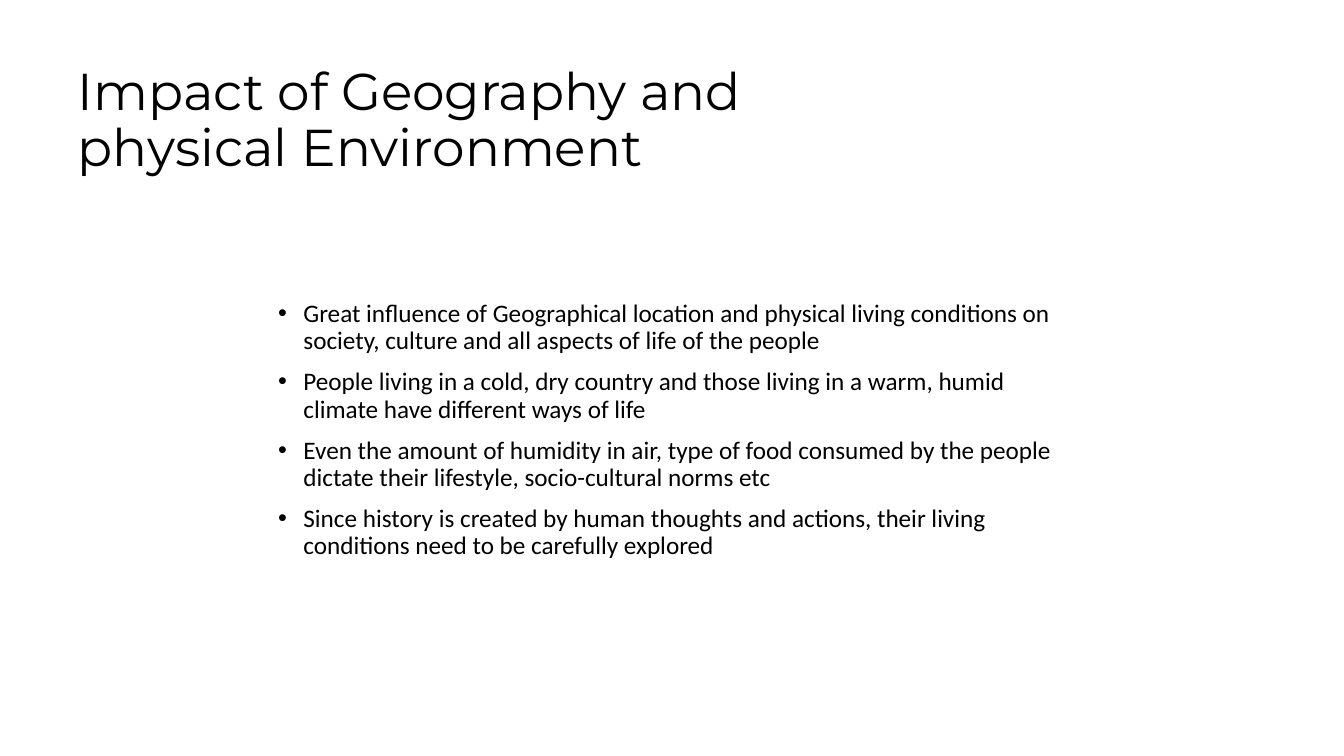
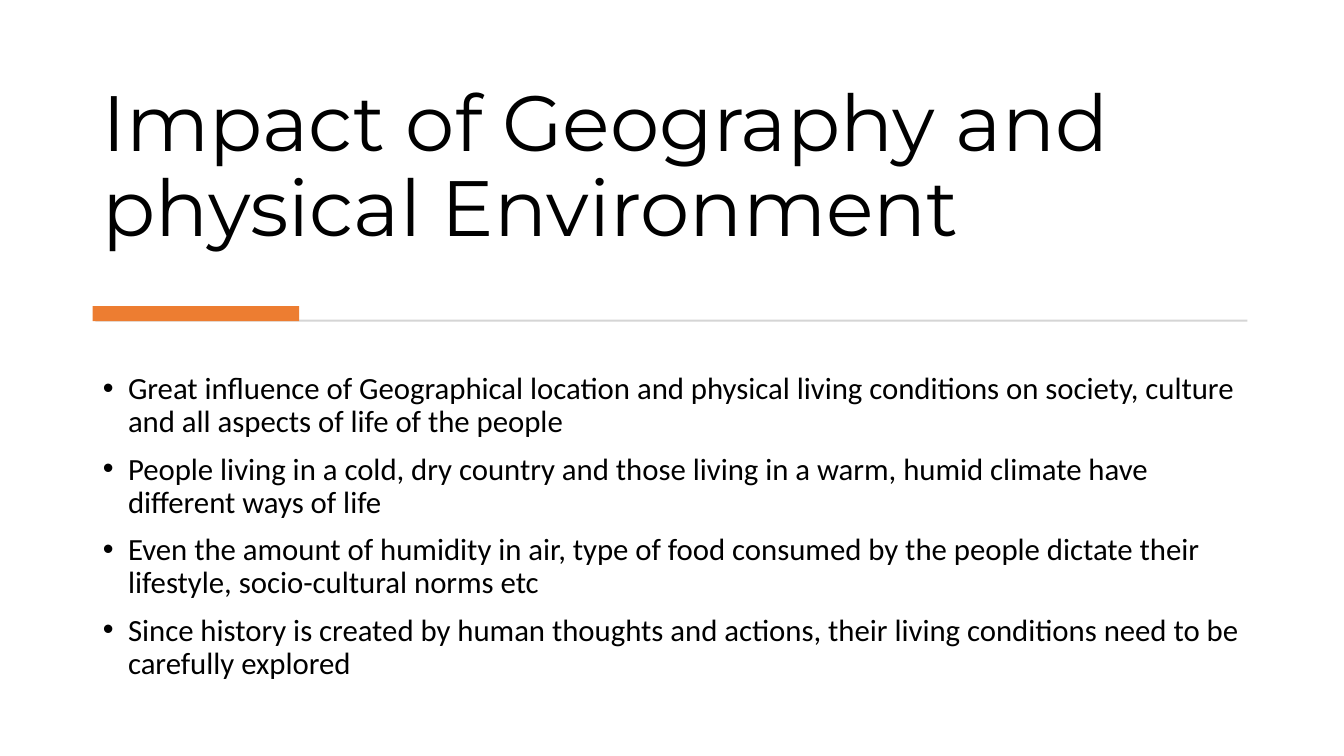
Before and after one commit to MOO-ORG/CSE220, a slide deck: slide 5 of Notes/HST 103_T2.pptx. Drawn at 1344x756 pixels with LibreOffice and Linux fonts; fonts in the diff are those of the drawing. Boxes give left, top, right and bottom in pixels: in the first picture for what was removed or moved away, otherwise in the second. Text is boxed around its words. In the diff, an @@ line names an element or a change of style, - is before the commit and + after.

```diff
--- a/Notes/HST 103_T2.pptx
+++ b/Notes/HST 103_T2.pptx
@@ rectangle removed at bbox=[0, 0, 1344, 756] @@
@@ title "Impact of Geography and physical ...": place and size @@
-title "Impact of Geography and physical ..." at bbox=[78, 71, 741, 177]
+title "Impact of Geography and physical ..." at bbox=[103, 92, 1109, 252]
@@ title "Impact of Geography and physical ..." at bbox=[103, 92, 1109, 252]: size 37 to 56 pt; vertical alignment top to bottom @@
@@ rectangle added at bbox=[93, 307, 299, 322], fill #ED7D31 @@
@@ rectangle added at bbox=[96, 320, 1248, 322], fill #D5D5D5 @@
@@ text "Great influence of Geographical location ...": place and size @@
-text "Great influence of Geographical location ..." at bbox=[303, 304, 1051, 558]
+text "Great influence of Geographical location ..." at bbox=[128, 377, 1238, 679]
@@ text "Great influence of Geographical location ..." at bbox=[128, 377, 1238, 679]: size 18 to 22 pt; vertical alignment middle to top @@
```
Also in this commit, not shown: 1 other slide changed, 5 other files.
